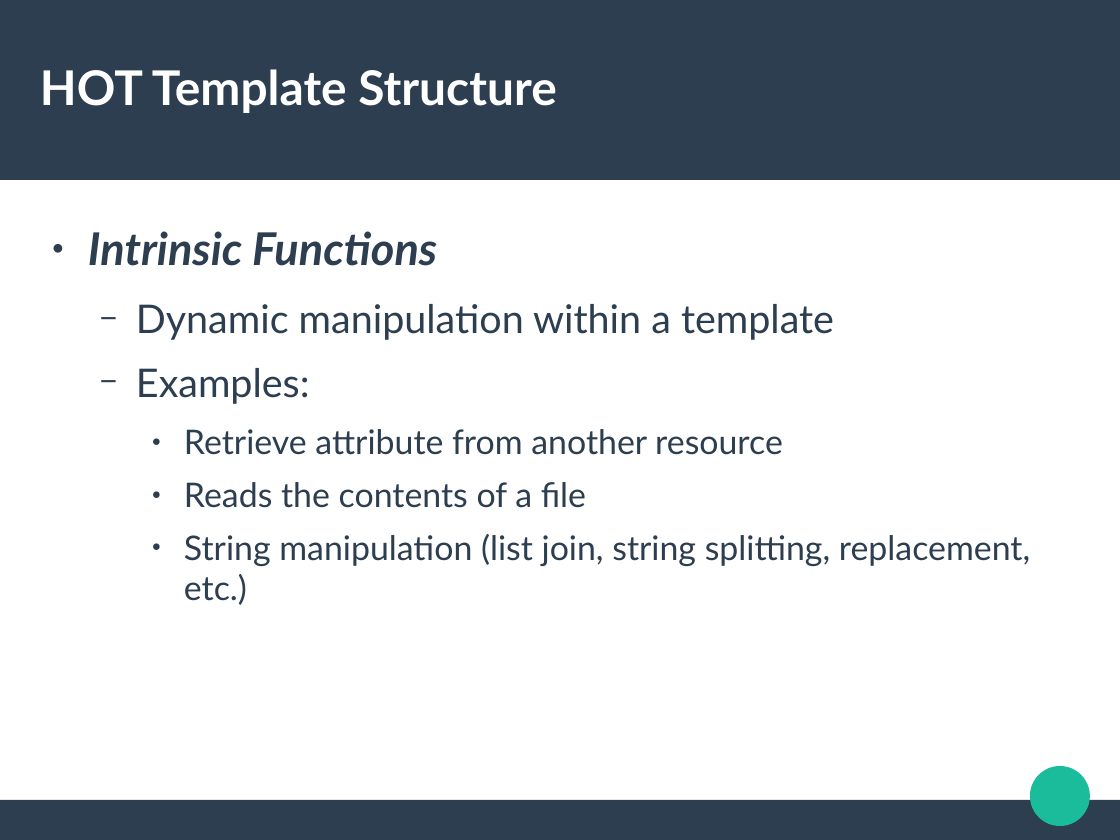
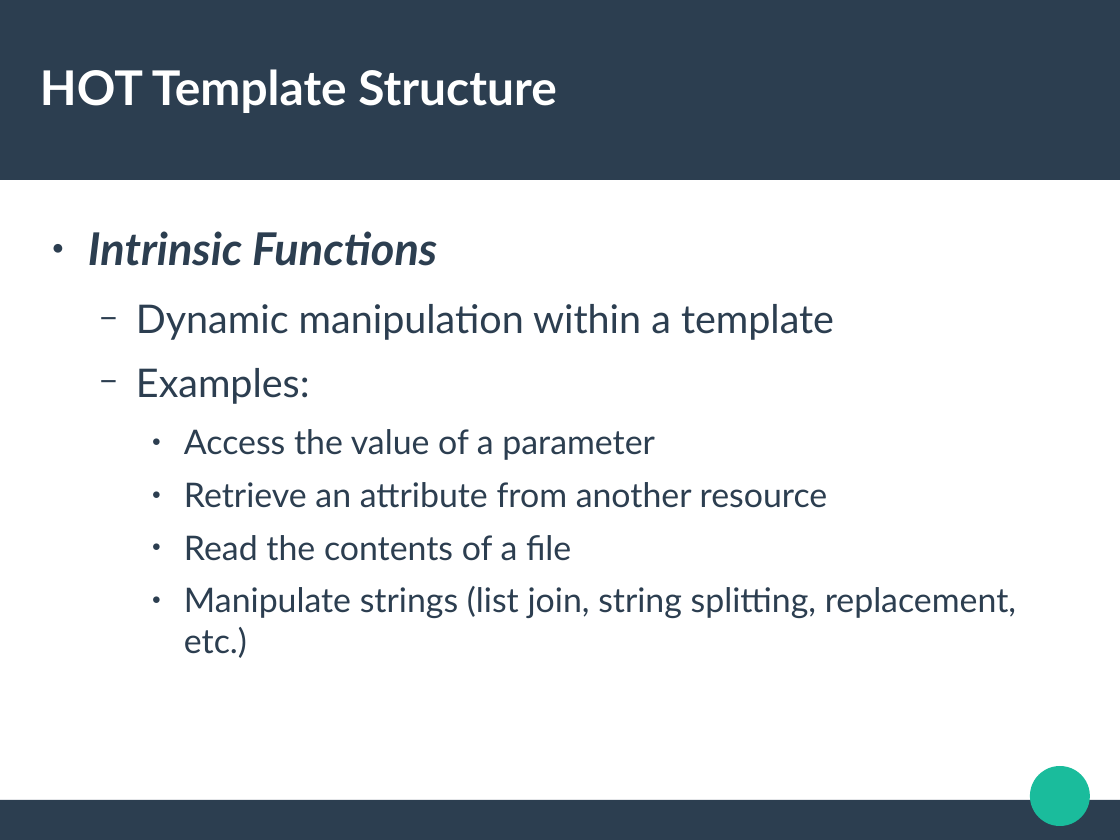
Before and after one commit to jdob/kukri, a slide deck: slide 15 of heat-templates/devconf-demo/devconf-2016.odp. Drawn at 1120x840 pixels with LibreOffice and Linux fonts; fonts in the diff are those of the drawing. Boxes give left, top, right and bottom in pixels: in the first picture for what was removed or moved away, otherwise in the second. Text is boxed around its words. In the diff, an @@ line names an element or a change of style, - is before the commit and + after.

Commit message:
Minor tweaks

```diff
--- a/heat-templates/devconf-demo/devconf-2016.odp
+++ b/heat-templates/devconf-demo/devconf-2016.odp
@@ text at (x1=184, y1=429, x2=1016, y2=658): text changed @@
-    ● Retrieve attribute from another resource
-    ● Reads the contents of a file
-    ● String manipulation (list join, string splitting, replacement, etc.)
+    ● Access the value of a parameter
+    ● Retrieve an attribute from another resource
+    ● Read the contents of a file
+    ● Manipulate strings (list join, string splitting, replacement, etc.)
```
Also in this commit, not shown: 1 other slide changed.
